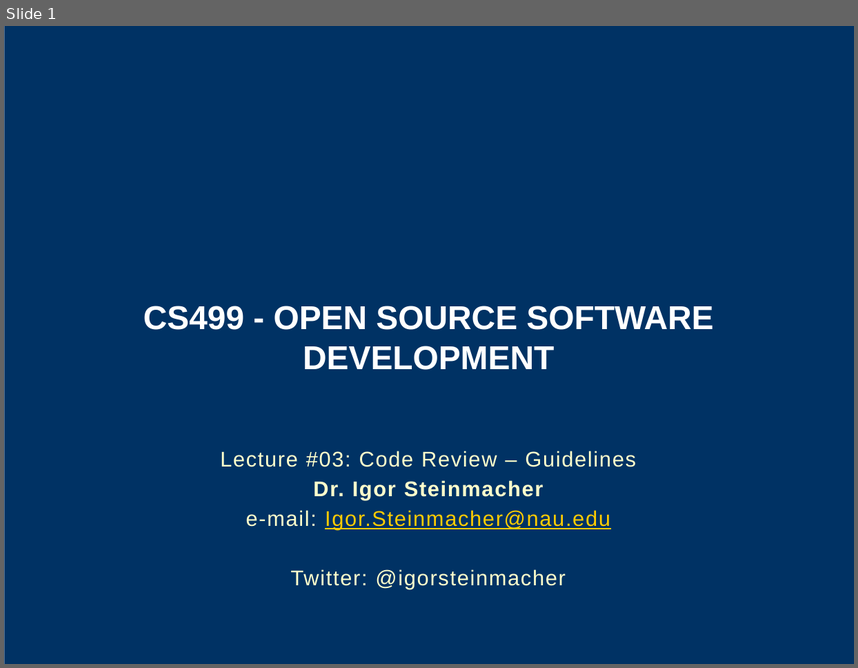
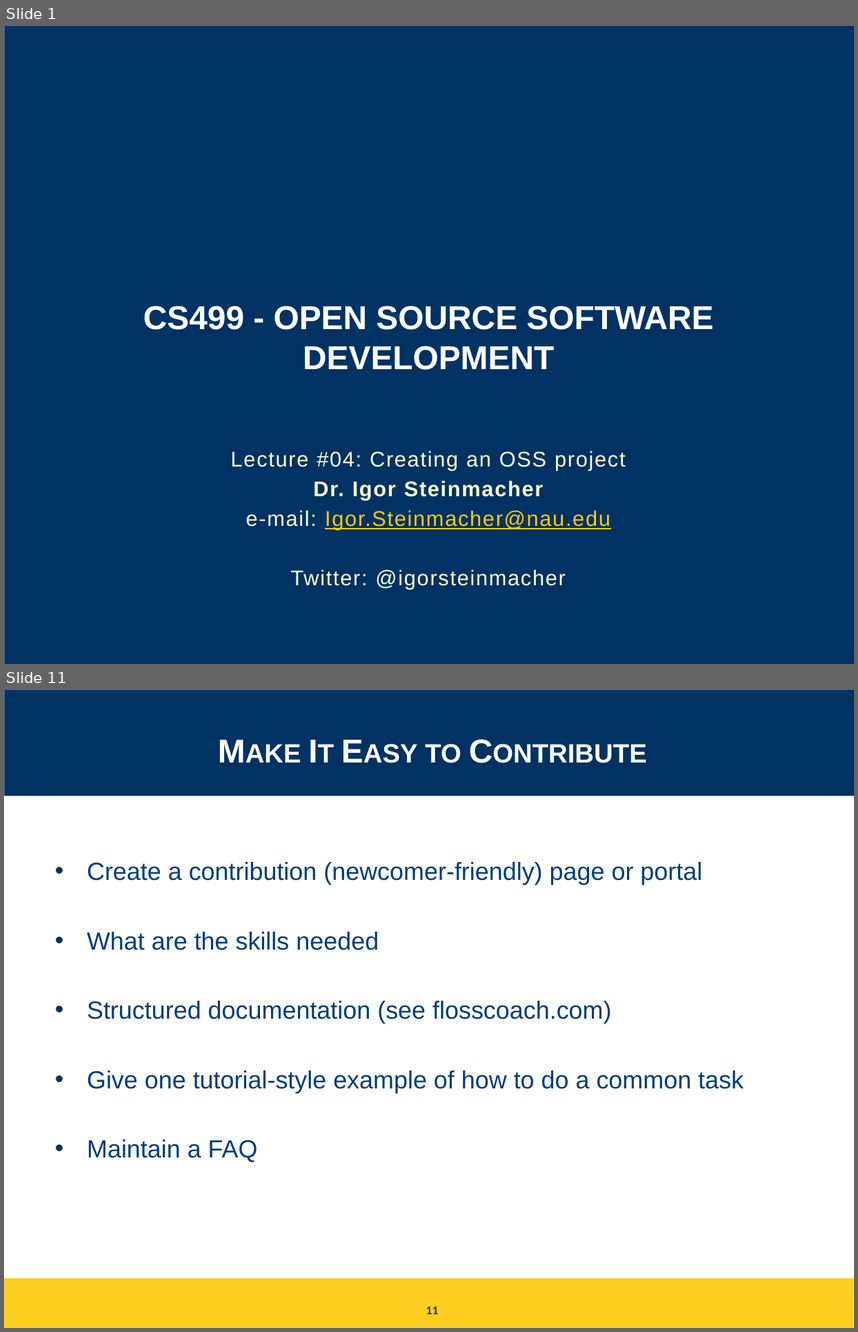
Before and after one commit to igorsteinmacher/SL-UTFPR-2021, a slide deck: notes/Lecture_05.pptx. Shown one above the other, each under a label of ours: slide 1 before the commit, slides 1 and 11 after it; the slides between them are not shown. The pictures are 858x668 and 858x1332 pixels, drawn with LibreOffice and Linux fonts; fonts in the diff are those of the drawing; background and template pictures are left out. Boxes give left, top, right and bottom in pixels: in the first picture for what was removed or moved away, otherwise in the second. Text is boxed around its words. In the diff, an @@ line names an element or a change of style, - is before the commit and + after.

Commit message:
Adding Lecture about creating an OSS proj

```diff
--- a/notes/Lecture_05.pptx
+++ b/notes/Lecture_05.pptx
@@ slide 11 added at <box>4,690,854,1328</box>, background #FFFFFF @@
@@ rectangle added at <box>4,690,854,796</box>, fill #003264 @@
@@ title added at <box>425,744,461,763</box>, 28 pt, text #FFFFFF, bold, small capitals @@
+Make It Easy to Contribute
@@ rectangle added at <box>4,797,854,834</box>, fill #FFFFFF @@
@@ text added at <box>87,862,744,1162</box>, 21 pt, text #003D7C @@
+• Create a contribution (newcomer-friendly) page or portal
+• What are the skills needed
+• Structured documentation (see flosscoach.com)
+• Give one tutorial-style example of how to do a common task
+• Maintain a FAQ
@@ rectangle added at <box>4,1279,854,1328</box>, fill #FBCE20 @@
@@ page number added at <box>426,1306,439,1314</box>, 9 pt, text #003264, bold @@
+11
@@ slide 1 changed as well @@
@@ subtitle at <box>231,450,625,470</box>: text changed @@
-Lecture #03: Code Review – Guidelines
+Lecture #04: Creating an OSS project
```
Also in this commit, not shown: 5 other slides changed, 15 other slides added, 4 slides removed, 1 other file.
